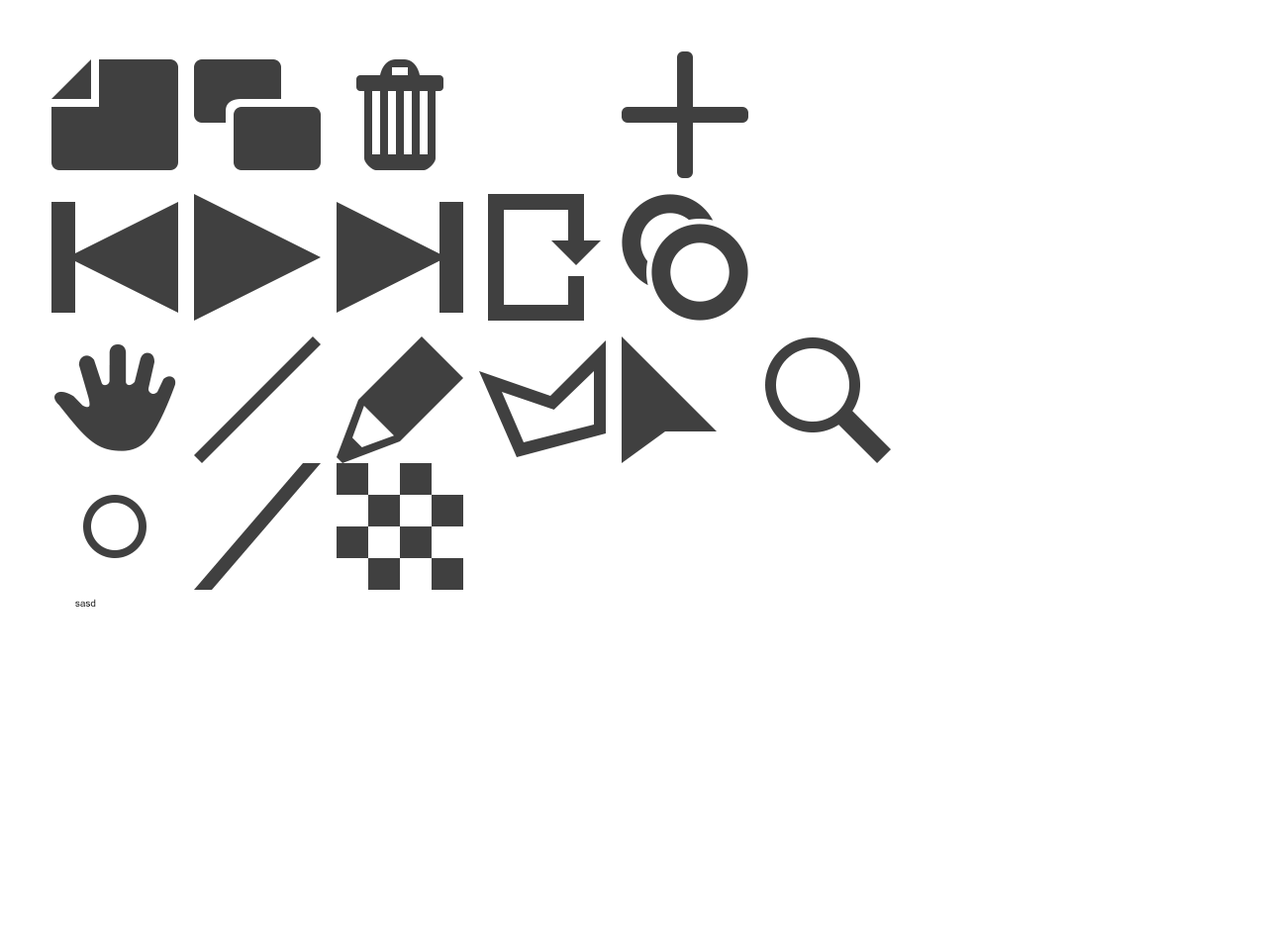
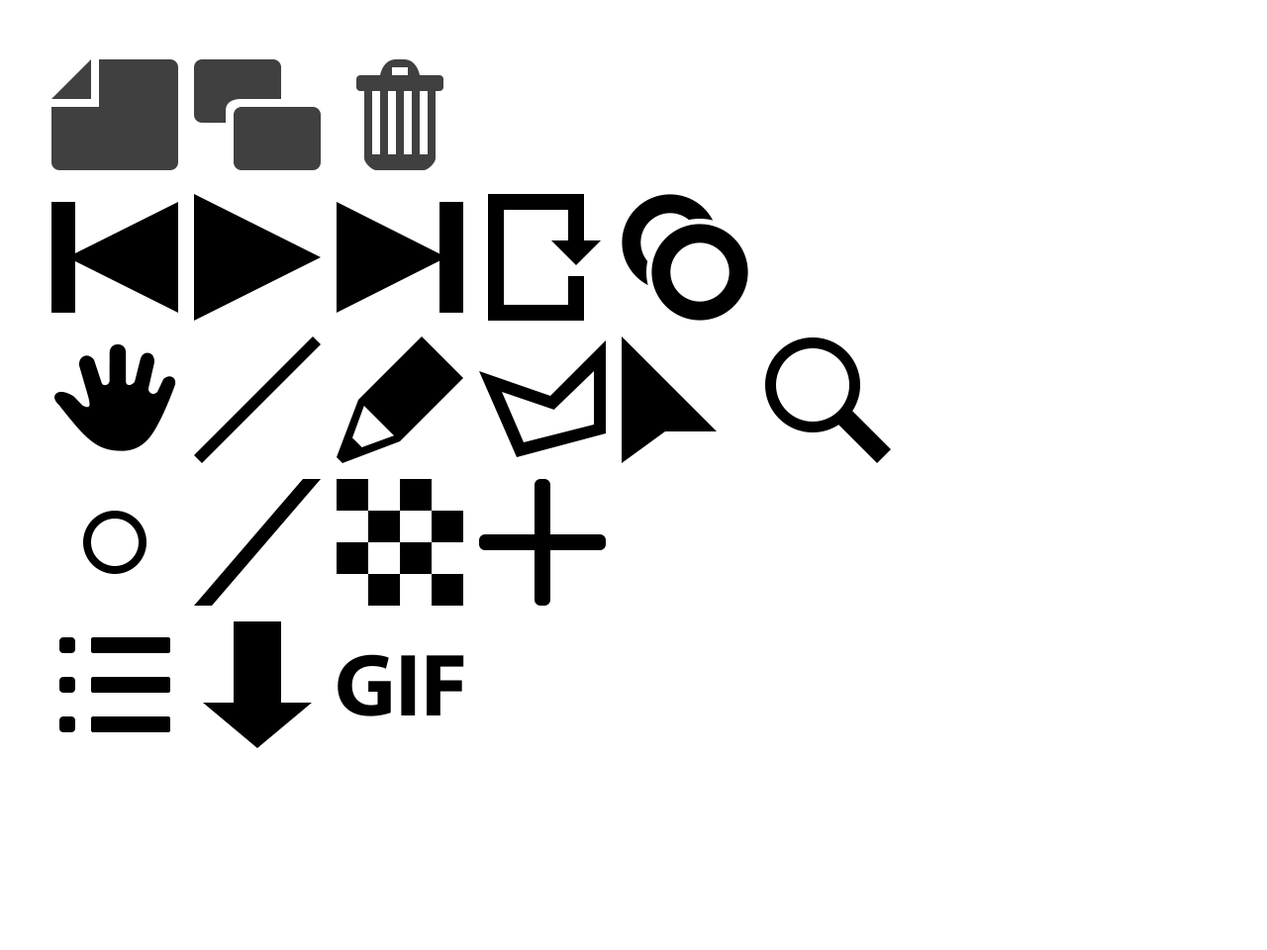
Comparing the layer stacks of the two 1267 x 950 images. Changes:
removed layer "sasd" over bbox(75, 598, 96, 607)
removed layer "Layer 2" from group "misc" over bbox(388, 655, 465, 716)
painted on "checker" over bbox(336, 463, 464, 606)
painted on "slash" over bbox(193, 463, 321, 606)
painted on "plus" over bbox(478, 51, 749, 606)
painted on "nullcolor" over bbox(83, 494, 147, 574)
painted on "pointer" over bbox(621, 336, 717, 464)
painted on "polygon" over bbox(478, 340, 606, 458)
painted on "zoom" over bbox(764, 337, 891, 464)
painted on "pencil" over bbox(336, 336, 464, 464)
painted on "line" over bbox(193, 336, 321, 464)
painted on "hand" over bbox(54, 344, 177, 452)
painted on "first" over bbox(51, 201, 179, 313)
painted on "play" over bbox(193, 193, 321, 321)
painted on "last" over bbox(336, 201, 464, 313)
painted on "loop" over bbox(487, 193, 601, 321)
painted on "onion" over bbox(621, 193, 749, 321)
added group "settings" (1st of 2) with 7 layers above "other" over bbox(59, 621, 465, 749)
added layer "gif" in group "settings" over bbox(337, 654, 465, 717)
added layer "settings" (2nd of 2, in "settings") in group "settings" over bbox(59, 637, 171, 733)
added layer "export" in group "settings" over bbox(202, 621, 312, 749)
